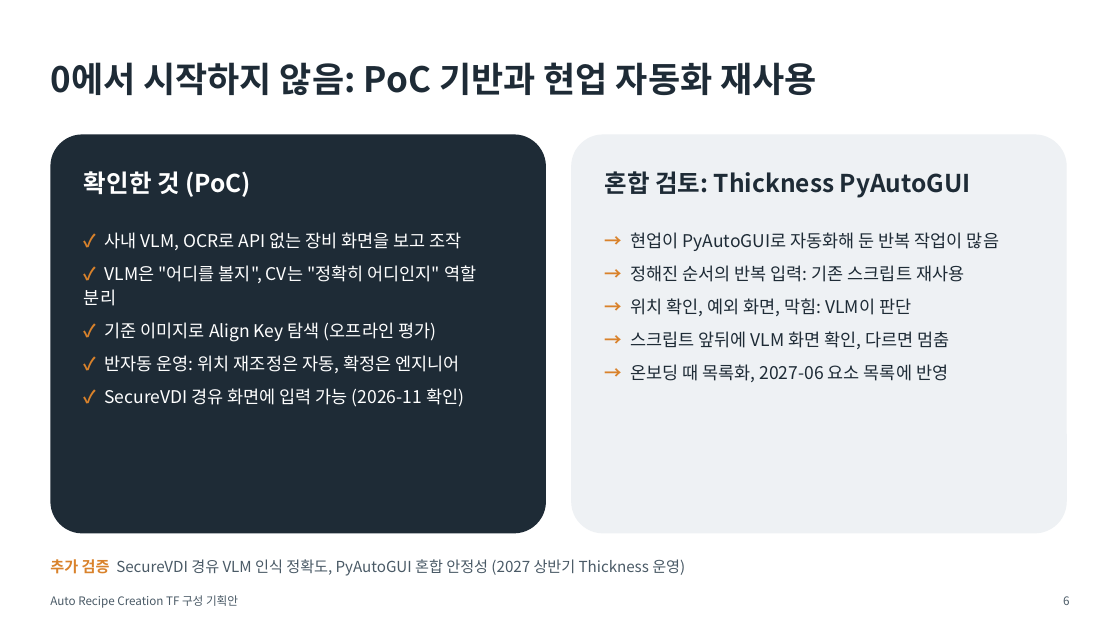
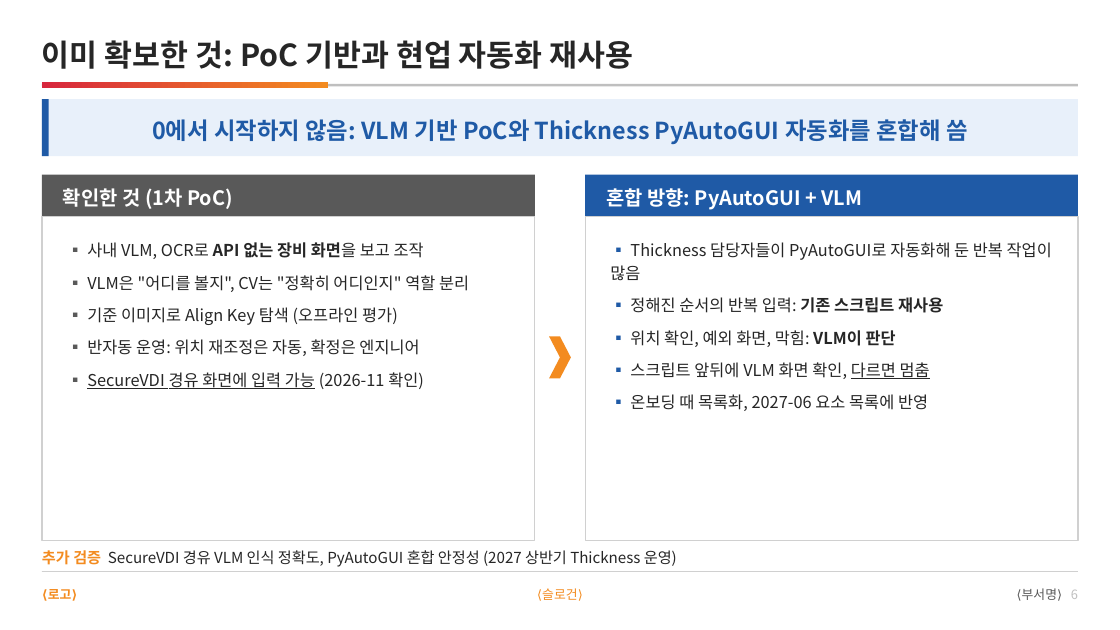
Before and after one commit to DarrenKoi/pm_notes, a slide deck: slide 6 of my-task/arc-tf/deliverables/arc-tf-proposal.pptx. Drawn at 1120x630 pixels with LibreOffice and Linux fonts; fonts in the diff are those of the drawing. Boxes give left, top, right and bottom in pixels: in the first picture for what was removed or moved away, otherwise in the second. Text is boxed around its words. In the diff, an @@ line names an element or a change of style, - is before the commit and + after.

```diff
--- a/my-task/arc-tf/deliverables/arc-tf-proposal.pptx
+++ b/my-task/arc-tf/deliverables/arc-tf-proposal.pptx
@@ text at box(42, 40, 634, 69): text changed; size 30 to 26 pt; text colour #1E2B36 to #262626 @@
-0에서 시작하지 않음: PoC 기반과 현업 자동화 재사용
+이미 확보한 것: PoC 기반과 현업 자동화 재사용
@@ rectangle added at box(42, 84, 1078, 87), fill #BFBFBF @@
@@ rectangle added at box(42, 82, 328, 88), fill gradient #D7263D to #F38B1F @@
@@ rectangle added at box(42, 99, 1078, 156), fill #E8F0FA @@
@@ rectangle added at box(42, 99, 49, 156), fill #1F5AA6 @@
@@ text added at box(152, 119, 967, 144), 20 pt, text #1F5AA6, bold @@
+0에서 시작하지 않음: VLM 기반 PoC와 Thickness PyAutoGUI 자동화를 혼합해 씀
@@ rounded rectangle removed at box(50, 134, 546, 534) @@
@@ rounded rectangle removed at box(571, 134, 1067, 534) @@
@@ rectangle added at box(42, 175, 535, 217), fill #595959 @@
@@ text "확인한 것 (1차 PoC)" at box(63, 188, 233, 209): vertical alignment top to middle @@
@@ rectangle added at box(586, 175, 1079, 217), fill #1F5AA6 @@
@@ text "혼합 방향: PyAutoGUI + VLM" at box(606, 188, 863, 210): vertical alignment top to middle @@
@@ text at box(63, 188, 233, 209): text changed; size 21 to 17 pt @@
-확인한 것 (PoC)
+확인한 것 (1차 PoC)
@@ text at box(606, 188, 863, 210): text changed; size 21 to 17 pt; text colour #1E2B36 to #FFFFFF @@
-혼합 검토: Thickness PyAutoGUI
+혼합 방향: PyAutoGUI + VLM
@@ rectangle added at box(42, 217, 535, 540), fill #FFFFFF, outline #D0D0D0 1 pt @@
@@ rectangle added at box(586, 217, 1079, 540), fill #FFFFFF, outline #D0D0D0 1 pt @@
@@ text at box(87, 242, 469, 389): text changed; size 15 to 14 pt; text colour #FFFFFF to #262626 @@
-✓ 사내 VLM, OCR로 API 없는 장비 화면을 보고 조작
-✓ VLM은 "어디를 볼지", CV는 "정확히 어디인지" 역할 분리
-✓ 기준 이미지로 Align Key 탐색 (오프라인 평가)
-✓ 반자동 운영: 위치 재조정은 자동, 확정은 엔지니어
-✓ SecureVDI 경유 화면에 입력 가능 (2026-11 확인)
+▪ 사내 VLM, OCR로 API 없는 장비 화면을 보고 조작
+▪ VLM은 "어디를 볼지", CV는 "정확히 어디인지" 역할 분리
+▪ 기준 이미지로 Align Key 탐색 (오프라인 평가)
+▪ 반자동 운영: 위치 재조정은 자동, 확정은 엔지니어
+▪ SecureVDI 경유 화면에 입력 가능 (2026-11 확인)
@@ text at box(610, 242, 1052, 411): text changed; size 15 to 14 pt; text colour #1E2B36 to #262626 @@
-→ 현업이 PyAutoGUI로 자동화해 둔 반복 작업이 많음
-→ 정해진 순서의 반복 입력: 기존 스크립트 재사용
-→ 위치 확인, 예외 화면, 막힘: VLM이 판단
-→ 스크립트 앞뒤에 VLM 화면 확인, 다르면 멈춤
-→ 온보딩 때 목록화, 2027-06 요소 목록에 반영
+▪ Thickness 담당자들이 PyAutoGUI로 자동화해 둔 반복 작업이 많음
+▪ 정해진 순서의 반복 입력: 기존 스크립트 재사용
+▪ 위치 확인, 예외 화면, 막힘: VLM이 판단
+▪ 스크립트 앞뒤에 VLM 화면 확인, 다르면 멈춤
+▪ 온보딩 때 목록화, 2027-06 요소 목록에 반영
@@ chevron added at box(549, 336, 571, 378), fill #F38B1F @@
@@ text "추가 검증 SecureVDI 경유 VLM ...": place and size @@
-text "추가 검증 SecureVDI 경유 VLM ..." at box(50, 559, 685, 576)
+text "추가 검증 SecureVDI 경유 VLM ..." at box(42, 550, 677, 567)
@@ text "추가 검증 SecureVDI 경유 VLM ..." at box(42, 550, 677, 567): text colour #D9822B to #F38B1F in "추가 검증"; text colour #4A5A66 to #262626 @@
@@ rectangle added at box(42, 571, 1078, 572), fill #D0D0D0 @@
@@ text added at box(48, 589, 72, 599), 11 pt, text #F38B1F, bold @@
+⟨로고⟩
@@ text removed at box(50, 595, 238, 608) @@
-Auto Recipe Creation TF 구성 기획안
@@ text added at box(542, 588, 577, 600), 11 pt, text #F38B1F @@
+⟨슬로건⟩
@@ text added at box(1022, 588, 1078, 600), 11 pt, text #595959 @@
+⟨부서명⟩ 6
@@ text removed at box(1063, 596, 1069, 605) @@
-6
```
Also in this commit, not shown: 12 other slides changed, 2 other files.
